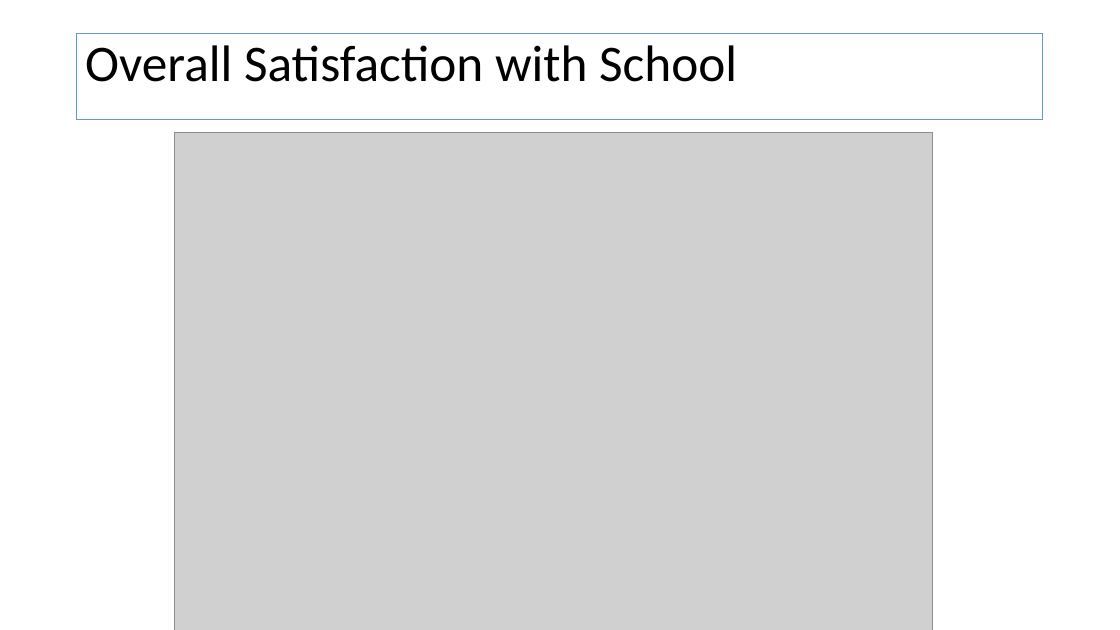
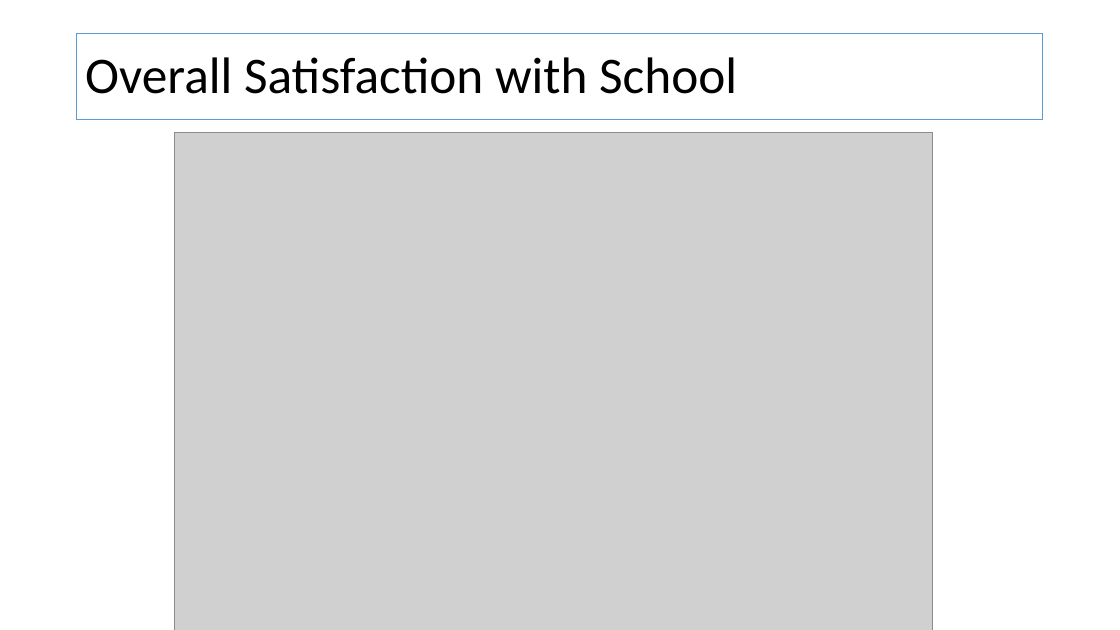
Before and after one commit to sarajohns19/DataScience-Project, a slide deck: slide 5 of NYCSchoolsProject_Slides.pptx. Drawn at 1120x630 pixels with LibreOffice and Linux fonts; fonts in the diff are those of the drawing; grey boxes stand for pictures. Boxes give left, top, right and bottom in pixels: in the first picture for what was removed or moved away, otherwise in the second. Text is boxed around its words. In the diff, an @@ line names an element or a change of style, - is before the commit and + after.

```diff
--- a/NYCSchoolsProject_Slides.pptx
+++ b/NYCSchoolsProject_Slides.pptx
@@ rectangle "Overall Satisfaction with School" at (x1=77, y1=34, x2=1044, y2=120): vertical alignment top to middle @@
```
Also in this commit, not shown: 4 other slides changed.
